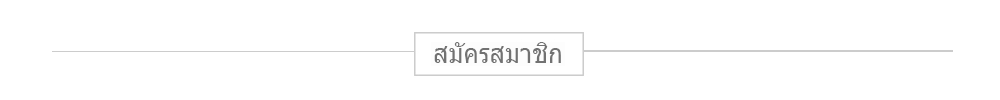
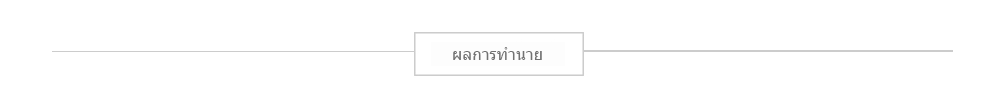
Layered file, before and after one edit (w=1000, h=100). Changes by layer:
renamed "สมัครสมาชิก" to "ผลการทำนาย", painted on it over [434,42,561,63]
